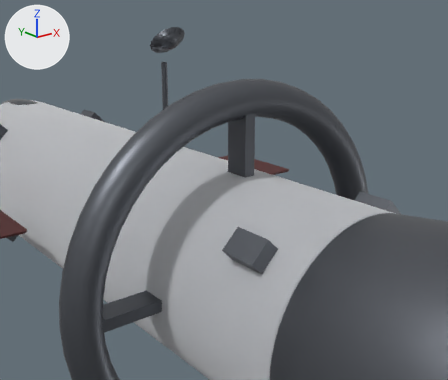
What one commit did to the glTF model assets/models/ship/ship.glb.
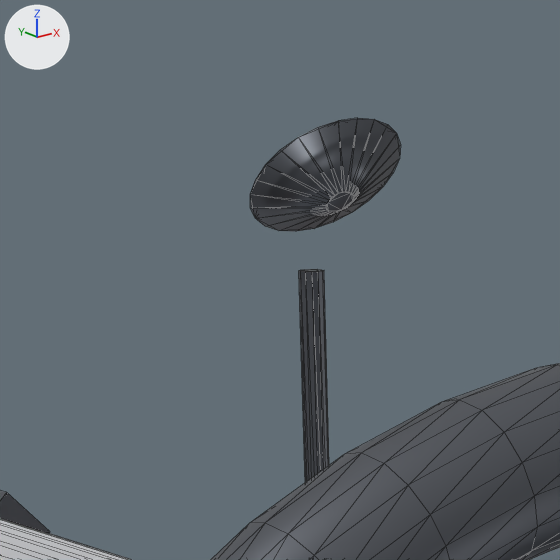
Old and new are each drawn from a camera (50 mm lens) standing at (-7.25, -12.55, 5.18) and looking at (0.35, -3.05, 1.38) and again close up on the part from 21% to 49% of the width and 0% to 34% of the height. The axes (+X, +Y, +Z) are drawn at upper left. The lights are the same throughout. The last two pictures show the newer version. The close-ups show mesh edges as thin lines. Where no turn or scale is listed for an object, it has been applied to the vertices.

Script lines for the objects in view, before the commit:
```python
me_mesh_antenna_dish = bpy.data.meshes.new('mesh_antenna_dish')
me_mesh_antenna_dish.from_pydata(...)  # a 24-sided cut cone along z (radius 0.55 at the low end, 0.1 at the high end) spanning x -0.55..0.55, y -0.55..0.55, z -0.175..0.175
me_mesh_antenna_dish.materials.append(mat_mat_hull_dark)  # grey #65696f
me_mesh_antenna_mast = bpy.data.meshes.new('mesh_antenna_mast')
me_mesh_antenna_mast.from_pydata(...)  # a 12-sided cylinder along z spanning x -0.06..0.06, y -0.06..0.06, z -0.96..0.96
me_mesh_antenna_mast.materials.append(mat_mat_hull_dark)  # grey #65696f
me_mesh_rcs_5_45 = bpy.data.meshes.new('mesh_rcs_5_45')
me_mesh_rcs_5_45.from_pydata(...)  # 8 vertices, 12 faces; spans x -0.318..0.318, y -0.35..0.35, z -0.318..0.318
me_mesh_rcs_5_45.materials.append(mat_mat_hull_dark)  # grey #65696f
ob_antenna_dish = bpy.data.objects.new('antenna_dish', me_mesh_antenna_dish)
ob_antenna_dish.location = (0.0, -1.7, 4.25)
ob_antenna_dish.rotation_euler = (2.356, 0.0, 0.0)  # degrees (135, 0, 0)
ob_antenna_dish.scale = (0.7, 0.7, 0.45)
ob_antenna_mast = bpy.data.objects.new('antenna_mast', me_mesh_antenna_mast)
ob_antenna_mast.location = (0.0, -1.5, 2.9)
ob_rcs_5_45 = bpy.data.objects.new('rcs_5_45', me_mesh_rcs_5_45)
ob_rcs_5_45.location = (1.45, 5.0, 1.45)
# also in view: 'drive_ring' at (0.0, -4.0, 0.0); 'hull_main' at (0.0, 0.0, 0.0)
```
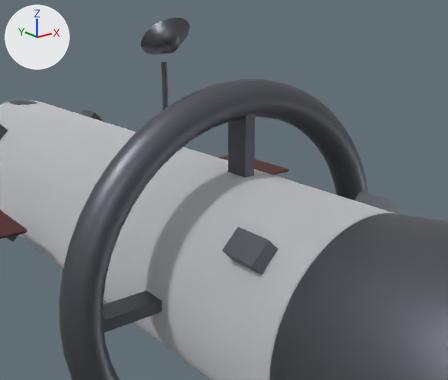
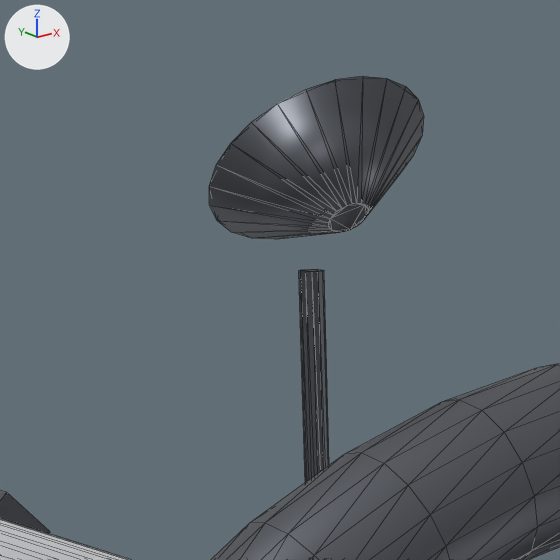
The newer file is also turned or shifted as a whole; pictures and numbers use the older file's frame.

What changed in the scene script:
```text
Change ob_antenna_dish:
    ob_antenna_dish.scale: (0.7, 0.7, 0.45) -> (1.0, 1.0, 1.0)
```

Location of each change, [x1, y1, x2, y2] in pixels of the close-ups (560 x 560 px):
'antenna_dish', rescaled (42% wider, 44% taller): before [250, 118, 401, 231]; after [209, 76, 424, 239]
